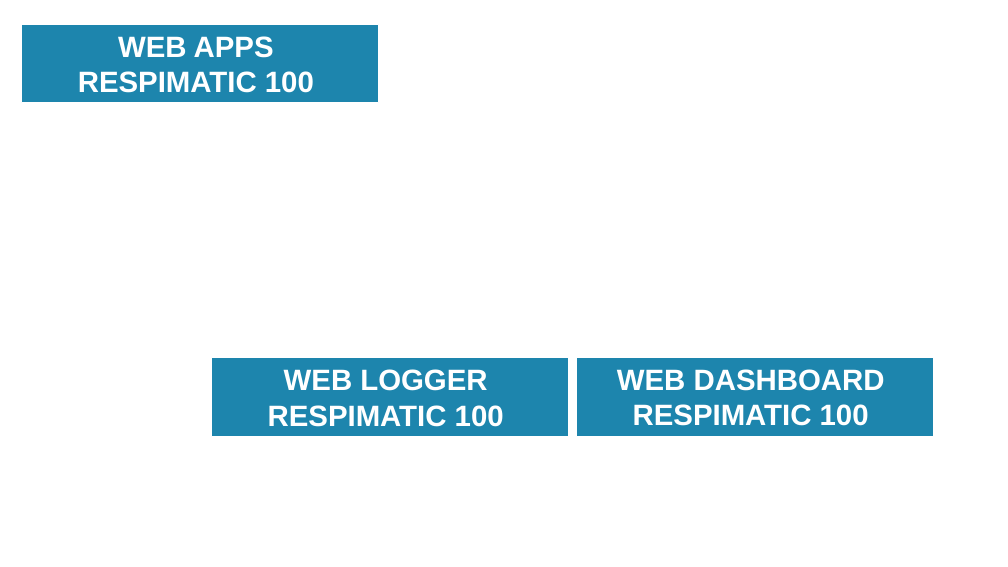
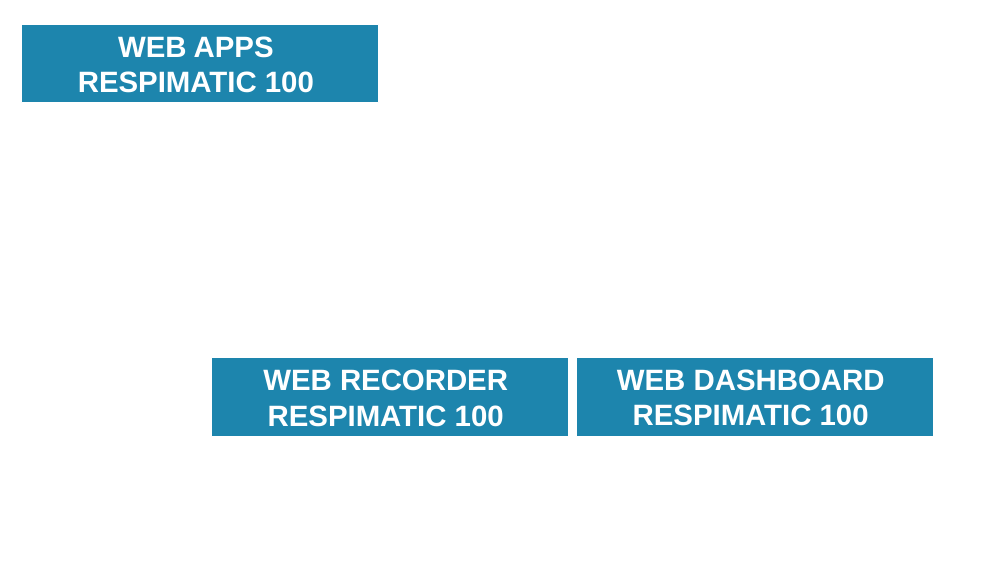
Before and after one commit to sunilmeister/sunilmeister.github.io, a slide deck: slide 2 of Logo.pptx. Drawn at 1008x567 pixels with LibreOffice and Linux fonts; fonts in the diff are those of the drawing. Boxes give left, top, right and bottom in pixels: in the first picture for what was removed or moved away, otherwise in the second. Text is boxed around its words. In the diff, an @@ line names an element or a change of style, - is before the commit and + after.

```diff
--- a/Logo.pptx
+++ b/Logo.pptx
@@ text in rectangle at (x1=263, y1=369, x2=508, y2=391): text changed @@
-WEB LOGGER
+WEB RECORDER
```
Also in this commit, not shown: 1 other slide changed, 4 other files.
